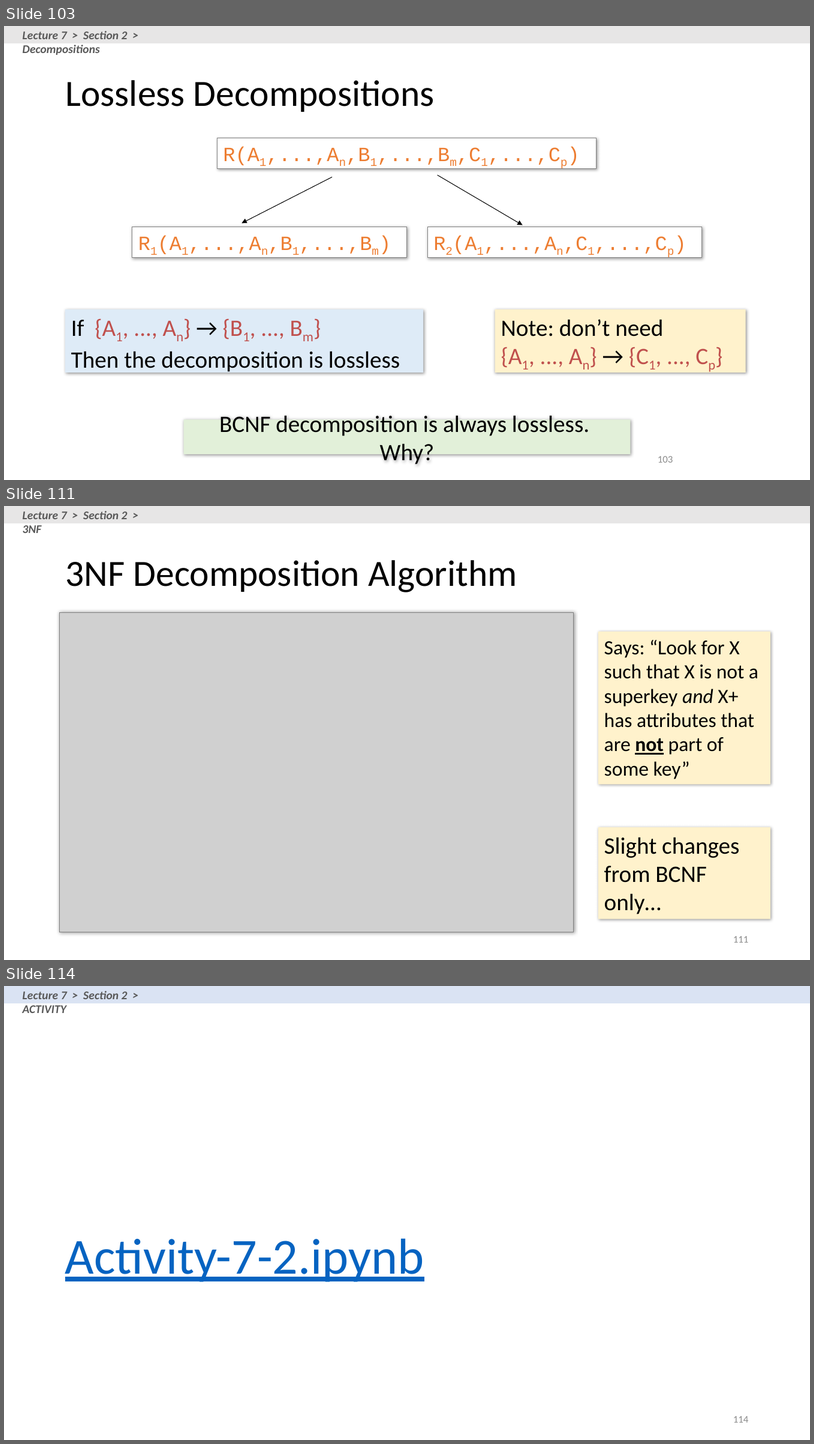
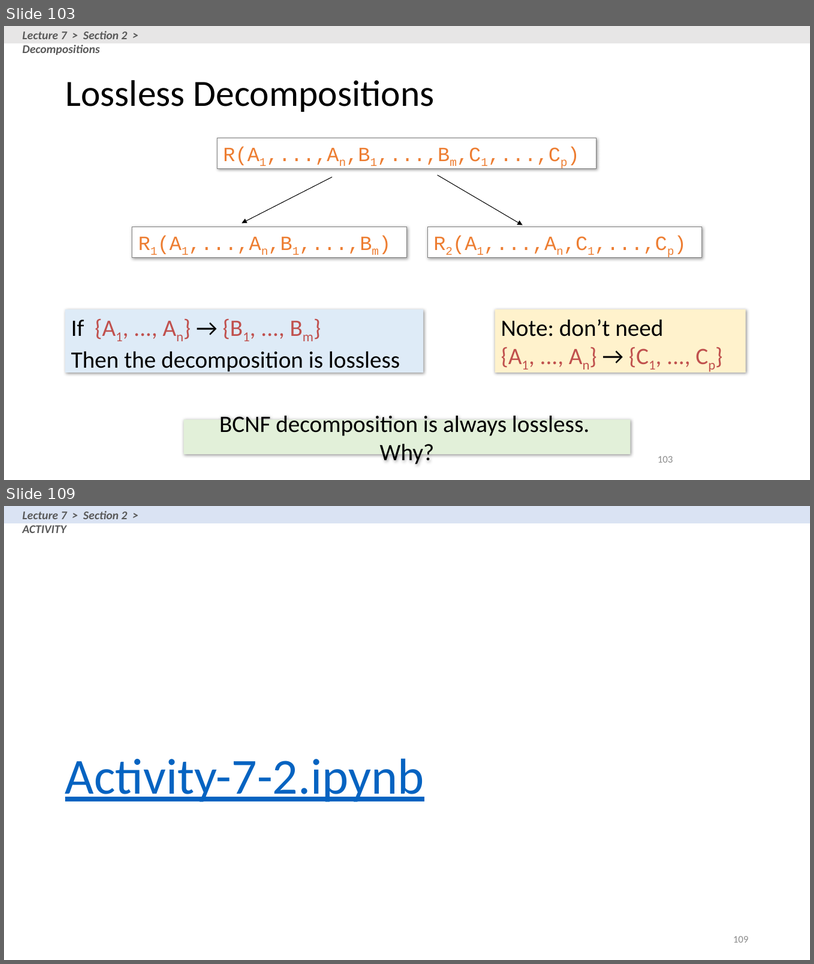
Before and after one commit to XIEQ/cs145-notebooks, a slide deck: lecture-5-7/Lecture_5_7_DB_Design.pptx. Shown one above the other, each under a label of ours: slides 103, 111 and 114 before the commit, slides 103 and 109 after it; the slides between them are not shown. The pictures are 814x1444 and 814x964 pixels, drawn with LibreOffice and Linux fonts; fonts in the diff are those of the drawing; grey boxes stand for pictures. Boxes give left, top, right and bottom in pixels: in the first picture for what was removed or moved away, otherwise in the second. Text is boxed around its words. In the diff, an @@ line names an element or a change of style, - is before the commit and + after.

Commit message:
Changed activity 7-2 to lossy decomp, removed 3NF from 7

```diff
--- a/lecture-5-7/Lecture_5_7_DB_Design.pptx
+++ b/lecture-5-7/Lecture_5_7_DB_Design.pptx
@@ slide 111 removed at bbox=[4, 506, 810, 960], background #FFFFFF @@
@@ rectangle removed at bbox=[4, 506, 810, 523] @@
@@ text removed at bbox=[23, 511, 128, 533] @@
-Lecture 7 > Section 2 > 3NF
@@ title removed at bbox=[65, 560, 517, 592] @@
-3NF Decomposition Algorithm
@@ picture removed at bbox=[60, 612, 574, 932] @@
@@ rectangle removed at bbox=[599, 631, 771, 784] @@
-Says: “Look for X such that X is not a superkey and X+ has attributes that are not part of some key”
@@ rectangle removed at bbox=[599, 827, 771, 919] @@
-Slight changes from BCNF only…
@@ page number removed at bbox=[734, 936, 749, 942] @@
-111
@@ what was slide 114 is now slide 109 @@
@@ page number at bbox=[734, 936, 749, 942]: text changed @@
-114
+109
```
Also in this commit, not shown: 10 slides changed, 1 slide added, 5 other slides removed, 4 other files.
